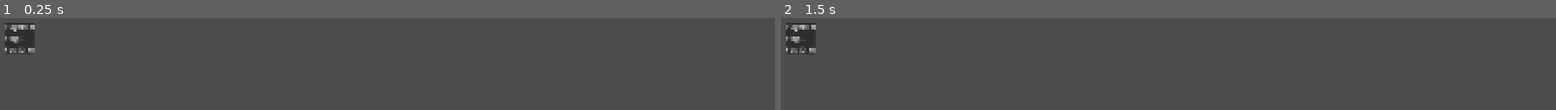
Above: before the commit, frames 1-2 (left to right).
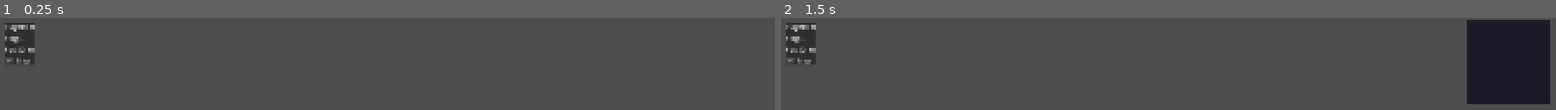
Above: after the commit, the same moments.

Repository: count-infinity/cosmocraft
Game: Godot game, scene res://client/ui/hud.tscn
Two runs of this game, one before a commit and one after it. Both use one fixed random seed, a clock stepped at 60 frames per second and the inputs below. This scene is started directly instead of the project's main scene.
Inputs (mouse positions are in pixels of both pictures, inside the frame that each line leads up to):
- Up to frame 1 (0.25 s): no input
- Up to frame 2 (1.5 s): tap Enter at 0.5 s; move the mouse to (outside the picture) at 0.52 s; hold D (move_right) 0.53-1.25 s; tap M at 0.6 s; click (outside the picture) at 0.67 s; tap Space at 1.25 s; drag from (outside the picture) to (outside the picture) at 1.27 s

The runs differ from the first frame. In frame 1, 0.2% of the frame differs, in the area x 0-5%, y 40-51%; in frame 2, 10%, in the area x 0-100%, y 2-94%.

Commit message:
Add minmap

Diff:
--- a/client/game_client.gd
+++ b/client/game_client.gd
@@ -4,6 +4,7 @@
 signal connected(player_id: String)
 signal disconnected()
 signal connection_failed(reason: String)
+signal chunk_manager_ready(chunk_manager: ChunkManager)
 
 var config: ClientConfig
 var message_handler: ClientMessageHandler
@@ -275,6 +276,9 @@
 		# Move renderer below players in z-order
 		world.move_child(chunk_renderer, 0)
 
+	# Notify that chunk manager is ready (for minimap, etc.)
+	chunk_manager_ready.emit(chunk_manager)
+
 func _on_chunk_data(chunk_x: int, chunk_y: int, tiles: PackedInt32Array, elevation: PackedByteArray) -> void:
 	if chunk_manager == null:
 		return
--- a/client/main.gd
+++ b/client/main.gd
@@ -20,6 +20,7 @@
 	game_client.connected.connect(_on_connected)
 	game_client.disconnected.connect(_on_disconnected)
 	game_client.connection_failed.connect(_on_connection_failed)
+	game_client.chunk_manager_ready.connect(_on_chunk_manager_ready)
 
 	# Show connect screen
 	_show_connect_screen()
@@ -122,3 +123,8 @@
 	if game_client:
 		game_client.disconnect_from_server()
 	get_tree().quit()
+
+
+func _on_chunk_manager_ready(chunk_manager: ChunkManager) -> void:
+	if hud:
+		hud.initialize_minimap(chunk_manager)
--- a/client/ui/hud.gd
+++ b/client/ui/hud.gd
@@ -4,9 +4,16 @@
 var player_count_label: Label
 var ping_label: Label
 var position_label: Label
+var minimap_hint_label: Label
+
+# Minimap
+var minimap: Minimap = null
+var MinimapScene: PackedScene = preload("res://client/ui/minimap.tscn")
+var _minimap_visible: bool = false
 
 func _ready() -> void:
 	_create_ui()
+
 
 func _create_ui() -> void:
 	# Top-left info panel
@@ -33,11 +40,56 @@
 	position_label.text = "Pos: (0, 0)"
 	vbox.add_child(position_label)
 
+	# Minimap hint
+	minimap_hint_label = Label.new()
+	minimap_hint_label.text = "[M] Map"
+	minimap_hint_label.add_theme_color_override("font_color", Color(0.7, 0.7, 0.7))
+	vbox.add_child(minimap_hint_label)
+
+	# Create minimap (hidden by default)
+	_create_minimap()
+
+
+func _create_minimap() -> void:
+	minimap = MinimapScene.instantiate()
+	minimap.visible = false
+
+	# Position in top-right corner
+	var anchor_container := Control.new()
+	anchor_container.set_anchors_preset(Control.PRESET_TOP_RIGHT)
+	anchor_container.position = Vector2(-220, 10)
+	add_child(anchor_container)
+	anchor_container.add_child(minimap)
+
+
+func _input(event: InputEvent) -> void:
+	if event is InputEventKey and event.pressed and not event.echo:
+		if event.keycode == KEY_M:
+			toggle_minimap()
+			get_viewport().set_input_as_handled()
+
+
+func toggle_minimap() -> void:
+	_minimap_visible = not _minimap_visible
+	if minimap:
+		minimap.visible = _minimap_visible
+
+
+func initialize_minimap(chunk_manager: ChunkManager) -> void:
+	if minimap:
+		minimap.initialize(chunk_manager)
+
+
 func update_player_count(count: int) -> void:
 	player_count_label.text = "Players: %d" % count
+
 
 func update_ping(ms: int) -> void:
 	ping_label.text = "Ping: %d ms" % ms
 
+
 func update_position(pos: Vector2) -> void:
 	position_label.text = "Pos: (%.0f, %.0f)" % [pos.x, pos.y]
+	# Update minimap with player position
+	if minimap and _minimap_visible:
+		minimap.update_player_position(pos)
--- /dev/null
+++ b/client/ui/minimap.gd
@@ -0,0 +1,156 @@
+class_name Minimap
+extends Control
+
+# Minimap configuration
+const MINIMAP_SIZE := 200  # Pixels for the minimap display
+const TILE_VIEW_RADIUS := 32  # How many tiles to show in each direction
+const PIXELS_PER_TILE := 3  # How many pixels per tile on minimap
+
+# References
+var chunk_manager: ChunkManager = null
+var _image: Image
+var _texture: ImageTexture
+var _texture_rect: TextureRect
+var _player_marker: ColorRect
+var _border: ColorRect
+
+# Tile colors for minimap
+var _tile_colors: Dictionary = {
+	TileTypes.Type.AIR: Color(0.1, 0.1, 0.15),
+	TileTypes.Type.GRASS: Color(0.2, 0.6, 0.2),
+	TileTypes.Type.DIRT: Color(0.5, 0.35, 0.2),
+	TileTypes.Type.STONE: Color(0.5, 0.5, 0.5),
+	TileTypes.Type.WATER: Color(0.2, 0.4, 0.8),
+	TileTypes.Type.SAND: Color(0.9, 0.85, 0.5),
+	TileTypes.Type.TREE_TRUNK: Color(0.4, 0.25, 0.1),
+	TileTypes.Type.TREE_LEAVES: Color(0.1, 0.5, 0.15),
+	TileTypes.Type.BUSH: Color(0.15, 0.45, 0.15),
+	TileTypes.Type.ROCK: Color(0.45, 0.45, 0.45),
+	TileTypes.Type.TALL_GRASS: Color(0.25, 0.55, 0.25),
+	TileTypes.Type.FLOWER: Color(0.8, 0.4, 0.6),
+	TileTypes.Type.PATH: Color(0.6, 0.55, 0.4),
+	TileTypes.Type.WALL: Color(0.55, 0.5, 0.45),
+	TileTypes.Type.FLOOR: Color(0.5, 0.45, 0.4),
+	TileTypes.Type.SNOW: Color(0.95, 0.95, 0.98),
+	TileTypes.Type.ICE: Color(0.7, 0.85, 0.95),
+	TileTypes.Type.CACTUS: Color(0.3, 0.55, 0.2),
+	TileTypes.Type.DEAD_BUSH: Color(0.5, 0.4, 0.25),
+}
+
+# Current player position (in world pixels)
+var _player_position: Vector2 = Vector2.ZERO
+
+func _ready() -> void:
+	_create_ui()
+
+
+func _create_ui() -> void:
+	# Calculate total minimap pixels based on view radius
+	var map_pixels := TILE_VIEW_RADIUS * 2 * PIXELS_PER_TILE
+
+	# Container for positioning in top-right corner
+	custom_minimum_size = Vector2(MINIMAP_SIZE + 10, MINIMAP_SIZE + 10)
+
+	# Border/background
+	_border = ColorRect.new()
+	_border.color = Color(0.1, 0.1, 0.15, 0.9)
+	_border.size = Vector2(MINIMAP_SIZE + 4, MINIMAP_SIZE + 4)
+	_border.position = Vector2(-2, -2)
+	add_child(_border)
+
+	# Create image and texture for the minimap
+	_image = Image.create(map_pixels, map_pixels, false, Image.FORMAT_RGB8)
+	_image.fill(Color(0.1, 0.1, 0.15))
+	_texture = ImageTexture.create_from_image(_image)
+
+	# TextureRect to display the minimap
+	_texture_rect = TextureRect.new()
+	_texture_rect.texture = _texture
+	_texture_rect.expand_mode = TextureRect.EXPAND_FIT_WIDTH_PROPORTIONAL
+	_texture_rect.stretch_mode = TextureRect.STRETCH_SCALE
+	_texture_rect.size = Vector2(MINIMAP_SIZE, MINIMAP_SIZE)
+	add_child(_texture_rect)
+
+	# Player marker (center dot)
+	_player_marker = ColorRect.new()
+	_player_marker.color = Color(1.0, 1.0, 1.0)
+	_player_marker.size = Vector2(4, 4)
+	_player_marker.position = Vector2(MINIMAP_SIZE / 2 - 2, MINIMAP_SIZE / 2 - 2)
+	add_child(_player_marker)
+
+
+func initialize(p_chunk_manager: ChunkManager) -> void:
+	chunk_manager = p_chunk_manager
+
+
+func update_player_position(world_pos: Vector2) -> void:
+	_player_position = world_pos
+	_update_minimap()
+
+
+func _update_minimap() -> void:
+	if chunk_manager == null:
+		return
+
+	# Calculate center tile position
+	var center_tile_x := int(_player_position.x / GameConstants.TILE_SIZE)
+	var center_tile_y := int(_player_position.y / GameConstants.TILE_SIZE)
+
+	var map_pixels := TILE_VIEW_RADIUS * 2 * PIXELS_PER_TILE
+
+	# Fill minimap with tile colors
+	for dy in range(-TILE_VIEW_RADIUS, TILE_VIEW_RADIUS):
+		for dx in range(-TILE_VIEW_RADIUS, TILE_VIEW_RADIUS):
+			var tile_x := center_tile_x + dx
+			var tile_y := center_tile_y + dy
+
+			# Get tile type from chunk manager
+			var tile_type := _get_tile_at(tile_x, tile_y)
+			var color := _get_tile_color(tile_type)
+
+			# Draw this tile as a small rectangle
+			var px := (dx + TILE_VIEW_RADIUS) * PIXELS_PER_TILE
+			var py := (dy + TILE_VIEW_RADIUS) * PIXELS_PER_TILE
+
+			for py_off in range(PIXELS_PER_TILE):
+				for px_off in range(PIXELS_PER_TILE):
+					var img_x := px + px_off
+					var img_y := py + py_off
+					if img_x >= 0 and img_x < map_pixels and img_y >= 0 and img_y < map_pixels:
+						_image.set_pixel(img_x, img_y, color)
+
+	# Update texture
+	_texture.update(_image)
+
+
+func _get_tile_at(world_tile_x: int, world_tile_y: int) -> int:
+	if chunk_manager == null:
+		return TileTypes.Type.AIR
+
+	# Calculate chunk coordinates
+	var chunk_x := world_tile_x / Chunk.SIZE
+	var chunk_y := world_tile_y / Chunk.SIZE
+
+	# Handle negative coordinates
+	if world_tile_x < 0 and world_tile_x % Chunk.SIZE != 0:
+		chunk_x -= 1
+	if world_tile_y < 0 and world_tile_y % Chunk.SIZE != 0:
+		chunk_y -= 1
+
+	var key := Chunk.make_key(chunk_x, chunk_y)
+	if not chunk_manager.chunks.has(key):
+		return TileTypes.Type.AIR
+
+	var chunk: Chunk = chunk_manager.chunks[key]
+
+	# Calculate local tile position within chunk
+	var local_x := world_tile_x - chunk_x * Chunk.SIZE
+	var local_y := world_tile_y - chunk_y * Chunk.SIZE
+
+	return chunk.get_tile(local_x, local_y)
+
+
+func _get_tile_color(tile_type: int) -> Color:
+	if _tile_colors.has(tile_type):
+		return _tile_colors[tile_type]
+	return Color(0.5, 0.0, 0.5)  # Magenta for unknown tiles
--- /dev/null
+++ b/client/ui/minimap.tscn
@@ -0,0 +1,6 @@
+[gd_scene load_steps=2 format=3 uid="uid://minimap"]
+
+[ext_resource type="Script" path="res://client/ui/minimap.gd" id="1_minimap"]
+
+[node name="Minimap" type="Control"]
+script = ExtResource("1_minimap")
--- a/tests/test_game_state.gd
+++ b/tests/test_game_state.gd
@@ -21,11 +21,9 @@
 func test_add_player_spawn_position() -> void:
 	var player := game_state.add_player("p1", "TestPlayer")
 
-	# Should spawn at center of world
-	var expected_x := GameConstants.WORLD_WIDTH / 2.0
-	var expected_y := GameConstants.WORLD_HEIGHT / 2.0
-	assert_eq(player.position.x, expected_x, "Should spawn at center X")
-	assert_eq(player.position.y, expected_y, "Should spawn at center Y")
+	# Should spawn at chunk 0,0 area
+	assert_eq(player.position.x, GameConstants.PLAYER_SPAWN_X, "Should spawn at configured X")
+	assert_eq(player.position.y, GameConstants.PLAYER_SPAWN_Y, "Should spawn at configured Y")
 
 func test_remove_player() -> void:
 	game_state.add_player("p1", "TestPlayer")
Not shown, added: client/ui/minimap.gd.uid
